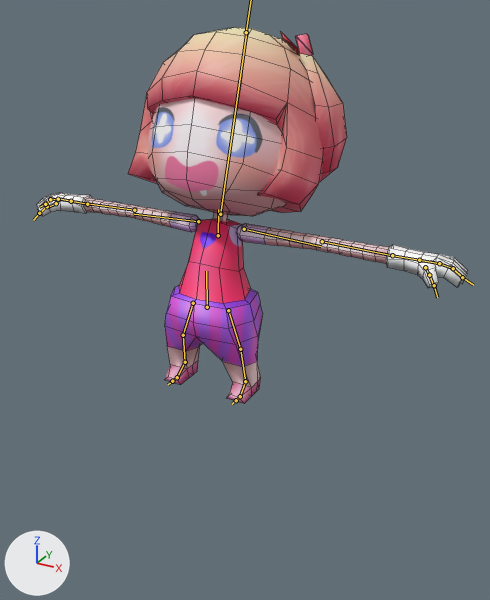
What one commit did to the FBX model 67Bits Teste/Assets/Modelos/Girl Fan/Girl Fan.fbx.
The view is the same before and after, from a 50 mm lens placed at (0.625, -1.013, 0.695), pointed at (0.09, -0.04, 0.209). Every picture has the same lights, and +X, +Y and +Z are marked at lower left. The bones that bend it are drawn over the model as lines. Mesh edges are drawn as thin lines.

The first picture shows 'Girl Fan.001', 'Girl Fan.003'.
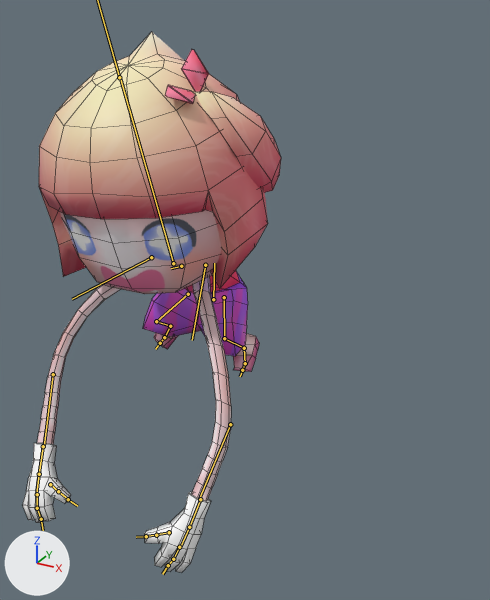
The newer file adds an action. The first version stands in its rest pose; the second is drawn at frame 15 of the action 'Girl_Grabing'.

The change in detail:
Bone 'mixamorig:Hips' (bone_mixamorig_hips) moves from (0.0, 0.0, 0.0) to (-0.1, 0.6, -2.5).
Bone 'mixamorig:Hips' (bone_mixamorig_hips) turns from (0, 0, 0) to (-3, 0, -1) degrees about its own x, y and z.
Bone 'mixamorig:Neck' (bone_mixamorig_neck) moves from (0.0, 0.0, 0.0) to (-0.8, -4.7, 13.7).
Bone 'mixamorig:Neck' (bone_mixamorig_neck) turns from (0, 0, 0) to (83, 13, 0) degrees about its own x, y and z.
Bone 'mixamorig:Head' (bone_mixamorig_head) turns from (0, 0, 0) to (-45, 3, 7) degrees about its own x, y and z.
Bone 'mixamorig:LeftShoulder.L' (bone_mixamorig_leftshoulder_l) turns from (0, 0, 0) to (-47, -25, 106) degrees about its own x, y and z.
Bone 'mixamorig:LeftArm.L' (bone_mixamorig_leftarm_l) moves from (0.0, 0.0, 0.0) to (9.2, 10.5, 4.0).
Bone 'mixamorig:LeftArm.L' (bone_mixamorig_leftarm_l) turns from (0, 0, 0) to (40, -9, -3) degrees about its own x, y and z.
Bone 'mixamorig:LeftShoulder.R' (bone_mixamorig_leftshoulder_r) turns from (0, 0, 0) to (-24, 8, -42) degrees about its own x, y and z.
Bone 'mixamorig:LeftArm.R' (bone_mixamorig_leftarm_r) moves from (0.0, 0.0, 0.0) to (8.4, 9.5, 8.0).
Bone 'mixamorig:LeftArm.R' (bone_mixamorig_leftarm_r) turns from (0, 0, 0) to (-2, 35, -59) degrees about its own x, y and z.
Bone 'mixamorig:LeftUpLeg' (bone_mixamorig_leftupleg) moves from (0.0, 0.0, 0.0) to (2.2, -1.2, 0.0).
Bone 'mixamorig:LeftUpLeg' (bone_mixamorig_leftupleg) turns from (0, 0, 0) to (39, -24, -9) degrees about its own x, y and z.
Bone 'mixamorig:LeftLeg' (bone_mixamorig_leftleg) turns from (0, 0, 0) to (-93, 24, -4) degrees about its own x, y and z.
Bone 'mixamorig:LeftFoot' (bone_mixamorig_leftfoot) turns from (0, 0, 0) to (13, 1, 1) degrees about its own x, y and z.
Bone 'mixamorig:RightUpLeg' (bone_mixamorig_rightupleg) moves from (0.0, 0.0, 0.0) to (2.3, 1.0, 0.3).
Bone 'mixamorig:RightUpLeg' (bone_mixamorig_rightupleg) turns from (0, 0, 0) to (40, 12, -9) degrees about its own x, y and z.
Bone 'mixamorig:RightLeg' (bone_mixamorig_rightleg) turns from (0, 0, 0) to (-96, 0, -10) degrees about its own x, y and z.
Bone 'mixamorig:RightFoot' (bone_mixamorig_rightfoot) turns from (0, 0, 0) to (-4, -8, -5) degrees about its own x, y and z.

Location of each change, [x1, y1, x2, y2] in pixels of the pictures (490 x 600 px):
'Girl Fan.003', posed (43% narrower, 44% taller)
    before: [37, 27, 468, 403]
    after: [22, 32, 268, 572]
'Girl Fan.001', posed
    before: [281, 32, 347, 182]
    after: [165, 49, 281, 192]
bone 'mixamorig:Hips', root to tip
    before: (207, 307) to (206, 271)
    after: (213, 299) to (214, 263)
bone 'mixamorig:Neck', root to tip
    before: (218, 235) to (218, 209)
    after: (181, 266) to (171, 268)
bone 'mixamorig:Head', root to tip
    before: (220, 214) to (246, 33)
    after: (173, 263) to (120, 77)
bone 'mixamorig:LeftShoulder.L', root to tip
    before: (244, 229) to (321, 246)
    after: (205, 265) to (192, 340)
bone 'mixamorig:LeftArm.L', root to tip
    before: (322, 241) to (392, 255)
    after: (230, 424) to (199, 499)
bone 'mixamorig:LeftShoulder.R', root to tip
    before: (198, 221) to (134, 214)
    after: (151, 257) to (72, 299)
bone 'mixamorig:LeftArm.R', root to tip
    before: (134, 210) to (86, 203)
    after: (53, 374) to (44, 446)
bone 'mixamorig:LeftUpLeg', root to tip
    before: (228, 310) to (240, 349)
    after: (224, 297) to (224, 338)
bone 'mixamorig:LeftLeg', root to tip
    before: (240, 349) to (245, 381)
    after: (224, 338) to (244, 348)
bone 'mixamorig:LeftFoot', root to tip
    before: (245, 381) to (240, 396)
    after: (244, 348) to (245, 363)
bone 'mixamorig:RightUpLeg', root to tip
    before: (193, 303) to (183, 335)
    after: (188, 294) to (156, 321)
bone 'mixamorig:RightLeg', root to tip
    before: (183, 335) to (185, 362)
    after: (156, 321) to (170, 326)
bone 'mixamorig:RightFoot', root to tip
    before: (185, 362) to (177, 377)
    after: (170, 326) to (164, 337)
